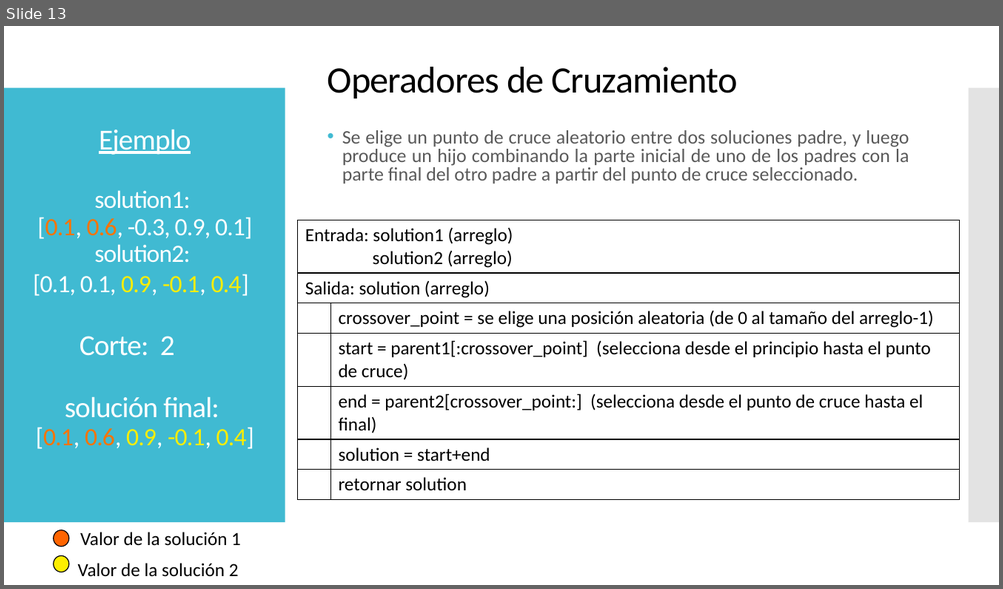
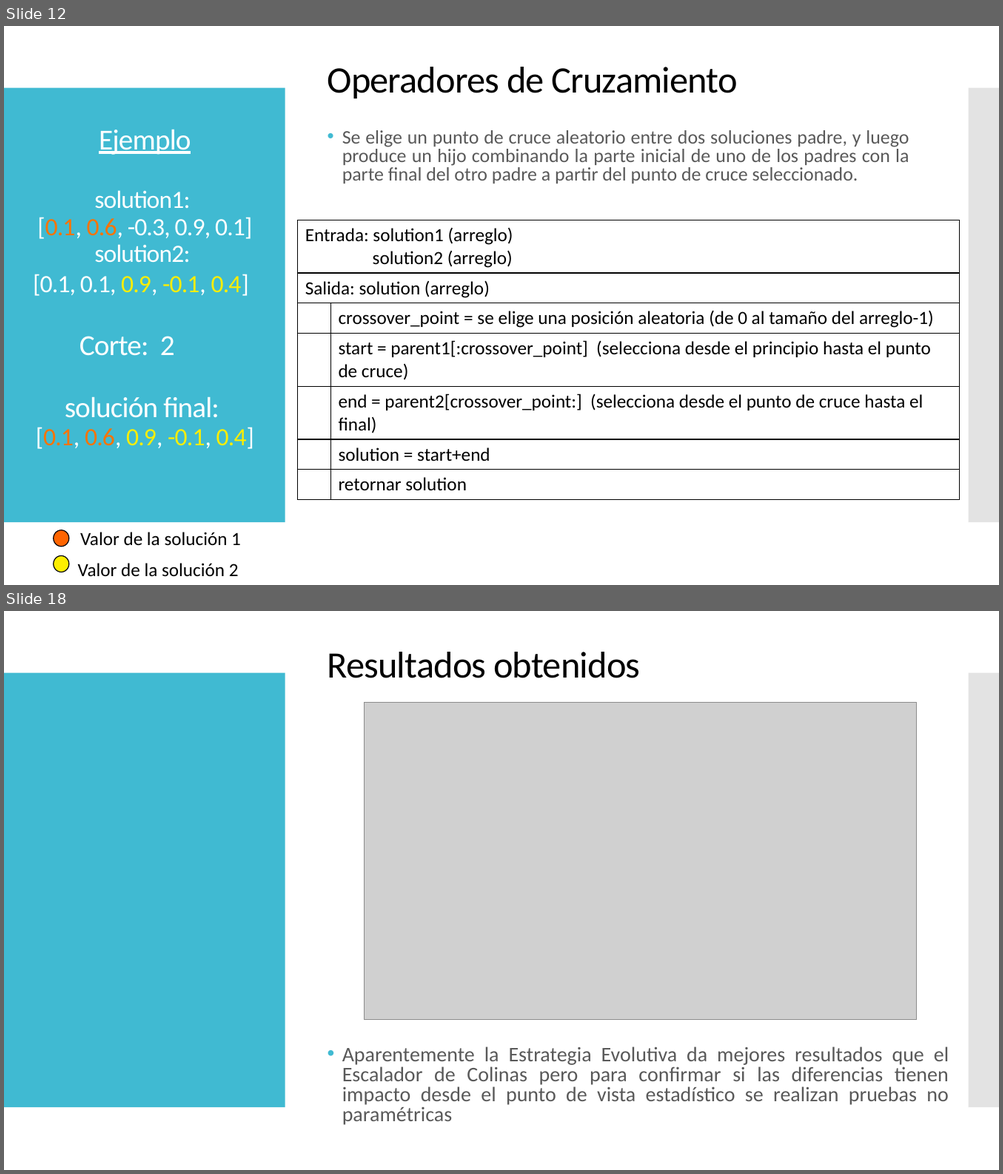
Before and after one commit to Javy011021/prediccion1, a slide deck: ppt/MH_laura_Javier_T3.pptx. Shown one above the other, each under a label of ours: slide 13 before the commit, slides 12 and 18 after it; the slides between them are not shown. The pictures are 1003x589 and 1003x1174 pixels, drawn with LibreOffice and Linux fonts; fonts in the diff are those of the drawing; grey boxes stand for pictures. Boxes give left, top, right and bottom in pixels: in the first picture for what was removed or moved away, otherwise in the second. Text is boxed around its words. In the diff, an @@ line names an element or a change of style, - is before the commit and + after.

```diff
--- a/ppt/MH_laura_Javier_T3.pptx
+++ b/ppt/MH_laura_Javier_T3.pptx
@@ slide 18 added at [4, 611, 999, 1170], background #FFFFFF; not listed: 2 template elements that a slide beside it also shows @@
@@ text added at [327, 652, 640, 678], 36 pt, text #000000 @@
+Resultados obtenidos
@@ picture added at [364, 703, 916, 1021] @@
@@ text added at [342, 1047, 948, 1125], 20 pt, text #595959 @@
+• Aparentemente la Estrategia Evolutiva da mejores resultados que el Escalador de Colinas pero para confirmar si las diferencias tienen impacto desde el punto de vista estadístico se realizan pruebas no paramétricas
@@ what was slide 13 is now slide 12 @@
```
Also in this commit, not shown: 7 slides changed, 9 other slides added, 6 slides removed, 3 other files.
